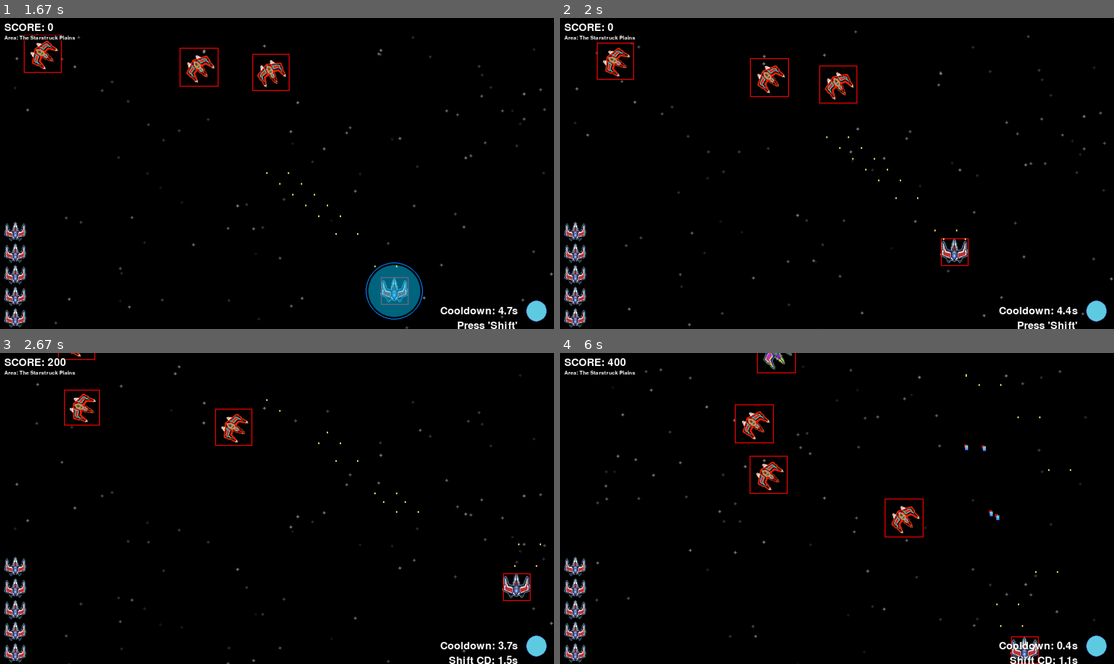
Above: before the commit, frames 1-4 (two rows, left to right).
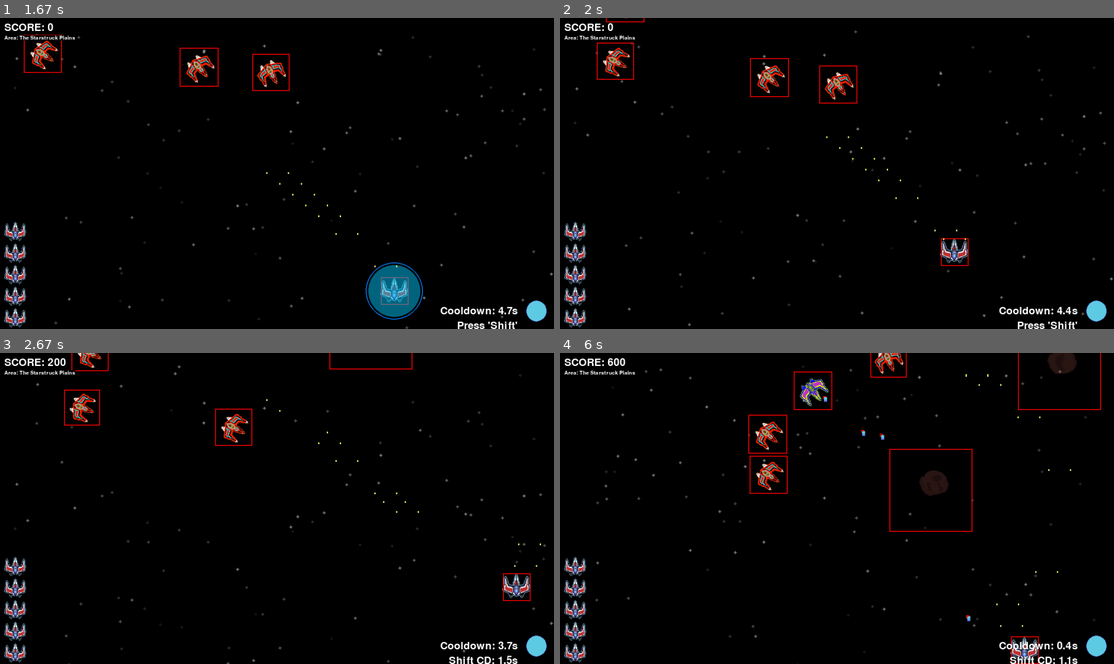
Above: after the commit, the same moments.

Repository: woelffer/gamedemo
Game: pygame game, started from pygamedemo.py
Same seed, same stepped clock (60 frames per second), same inputs: the game is played once before the commit and once after it.
Inputs:
- Up to frame 1 (1.67 s): tap Enter at 0.33 s; hold Space 0.67-1.13 s; hold D 0.67-1.13 s; hold D 1.17-1.63 s; tap Space at 1.23, 1.53 s; tap E at 1.32 s
- Up to frame 2 (2 s): hold W 1.67-1.97 s; tap Space at 1.73 s
- Up to frame 3 (2.67 s): hold D 2-2.47 s; tap Space at 2.07, 2.37, 2.57 s; tap Shift at 2.15 s; hold A from 2.5 s (still down); tap E at 2.65 s
- Up to frame 4 (6 s): tap Space at 2.87, 3.13, 3.47, 3.77, 3.9, 4.3, 4.6, 4.97, 5.37, 5.67, 5.87 s; release A at 3.03 s; hold S 3.07-3.37 s; hold A 3.4-3.8 s; tap Shift at 3.55, 5.05 s; hold W 3.83-4.2 s; tap E at 3.98, 5.45 s; hold D 4.23-4.87 s; hold S 4.9-5.27 s; hold A 5.3-5.77 s; hold D from 5.8 s (still down)

Frame 1 is identical in both runs. In frame 2, less than 0.1% of the frame differs, in the area x 8-16%, y 0-2%; in frame 3, 0.3%; in frame 4, 3.0%, in the area x 8-98%, y 0-87%.

Commit message:
Added Asteroids that damage the enemies but not the player.  Asteroids do not destroy upon collision.  Collision box is using the trasparent part of the image. Need to find a way to fix that still.

Diff:
--- /dev/null
+++ b/Asteroid.py
@@ -0,0 +1,57 @@
+import pygame
+import json
+import random
+
+FRAME_WIDTH = 192
+FRAME_HEIGHT = 192
+ANIMATION_SPEED = 0.1
+
+class Asteroid:
+    def __init__(self, position, json_path, sprite_sheet):
+        self.pos_x, self.pos_y = position
+        self.sprite_sheet = pygame.image.load(sprite_sheet).convert_alpha()
+        self.roll_frames = [self.sprite_sheet.subsurface(pygame.Rect(i * FRAME_WIDTH, 0, FRAME_WIDTH, FRAME_HEIGHT)) for i in range(5)]
+        self.speed = random.randint(100, 300) #Random between 5 and 15
+        self.direction = random.choice(["south", "southwest", "southeast"])
+        self.frame_index = 0
+        self.frame_counter = 0
+
+        # Initialize rect to match the visible portion of the sprite
+        self.rect = self.roll_frames[0].get_rect(topleft=position)
+
+    def load_frames(self, json_path):
+        with open(json_path) as f:
+            data = json.load(f)
+        frames = []
+        for frame_name in data['frames']:
+            frame_info = data['frames'][frame_name]['frame']
+            x, y, w, h = frame_info['x'], frame_info['y'], frame_info['w'], frame_info['h']
+            frame_surface = self.sprite_sheet.subsurface(pygame.Rect(x, y, w, h))
+            self.roll_frames.append(frame_surface)
+        # Update rect size to match the first frame
+        self.rect = self.roll_frames[0].get_rect()
+
+    def update(self, dt):
+        #Update animation
+        self.frame_counter += ANIMATION_SPEED
+        if self.frame_counter >= 1:
+            self.frame_counter = 0
+            self.frame_index = (self.frame_index + 1) % len(self.roll_frames)
+
+        # Update position based on direction
+        if self.direction == "south":
+            self.pos_y += self.speed * dt
+        elif self.direction == "southwest":
+            self.pos_x -= self.speed * dt
+            self.pos_y += self.speed * dt
+        elif self.direction == "southeast":
+            self.pos_x += self.speed * dt
+            self.pos_y += self.speed * dt
+
+        self.rect.topleft = (self.pos_x, self.pos_y)
+
+
+    def draw(self, screen):
+        screen.blit(self.roll_frames[self.frame_index], (self.pos_x, self.pos_y))
+
+        pygame.draw.rect(screen, (255, 0, 0, 127), self.rect, 2)
--- a/Levels.py
+++ b/Levels.py
@@ -52,7 +52,7 @@
             self.clock.tick(60)
 
 
-    def EndScreen(self, player_model, lives_model, bullets, enemies,enemy_bullets, time_since_last_spawn, time_since_last_shot, hud):
+    def EndScreen(self, player_model, lives_model, bullets, enemies,enemy_bullets, time_since_last_spawn, time_since_last_shot, hud, asteroids):
 
         #Load quotes from JSON file
         with open('assets/quotes.json') as f:
@@ -81,6 +81,7 @@
                         bullets.clear()
                         enemy_bullets.clear()
                         enemies.clear()
+                        asteroids.clear()
                         game_over = False
                         # Reset time variables
                         self.time_since_last_spawn = 0
--- /dev/null
+++ b/assets/Asteroid.json
@@ -0,0 +1,58 @@
+{ "frames": {
+   "Asteroid 0.aseprite": {
+    "frame": { "x": 0, "y": 0, "w": 192, "h": 192 },
+    "rotated": false,
+    "trimmed": false,
+    "spriteSourceSize": { "x": 0, "y": 0, "w": 192, "h": 192 },
+    "sourceSize": { "w": 192, "h": 192 },
+    "duration": 100
+   },
+   "Asteroid 1.aseprite": {
+    "frame": { "x": 192, "y": 0, "w": 192, "h": 192 },
+    "rotated": false,
+    "trimmed": false,
+    "spriteSourceSize": { "x": 0, "y": 0, "w": 192, "h": 192 },
+    "sourceSize": { "w": 192, "h": 192 },
+    "duration": 100
+   },
+   "Asteroid 2.aseprite": {
+    "frame": { "x": 384, "y": 0, "w": 192, "h": 192 },
+    "rotated": false,
+    "trimmed": false,
+    "spriteSourceSize": { "x": 0, "y": 0, "w": 192, "h": 192 },
+    "sourceSize": { "w": 192, "h": 192 },
+    "duration": 100
+   },
+   "Asteroid 3.aseprite": {
+    "frame": { "x": 576, "y": 0, "w": 192, "h": 192 },
+    "rotated": false,
+    "trimmed": false,
+    "spriteSourceSize": { "x": 0, "y": 0, "w": 192, "h": 192 },
+    "sourceSize": { "w": 192, "h": 192 },
+    "duration": 100
+   },
+   "Asteroid 4.aseprite": {
+    "frame": { "x": 768, "y": 0, "w": 192, "h": 192 },
+    "rotated": false,
+    "trimmed": false,
+    "spriteSourceSize": { "x": 0, "y": 0, "w": 192, "h": 192 },
+    "sourceSize": { "w": 192, "h": 192 },
+    "duration": 100
+   }
+ },
+ "meta": {
+  "app": "https://www.aseprite.org/",
+  "version": "1.3.7-x64",
+  "image": "Asteroid.png",
+  "format": "RGBA8888",
+  "size": { "w": 960, "h": 192 },
+  "scale": "1",
+  "frameTags": [
+  ],
+  "layers": [
+   { "name": "Layer 1", "opacity": 255, "blendMode": "normal" }
+  ],
+  "slices": [
+  ]
+ }
+}
--- a/pygamedemo.py
+++ b/pygamedemo.py
@@ -8,6 +8,7 @@
 import random
 import math
 import Levels
+import Asteroid
 import json
 from pygame import mixer
 import numpy as np
@@ -58,7 +59,19 @@
 enemies = [Enemy.Enemy(0, 0, False), Enemy.Enemy(400, 0, False), Enemy.Enemy(600, 0, False)]  # List of enemies
 lives_model = Lives.Lives()
 
-
+#Initialize Asteroid
+#asteroid = Asteroid.Asteroid((100,100), 'assets/Asteroid.json', 'assets/Asteroid.png')
+FRAME_WIDTH = 192
+FRAME_HEIGHT = 192
+def spawn_asteroid():
+    random_x = random.randint(0, screen_width - FRAME_WIDTH)
+    asteroid = Asteroid.Asteroid((random_x, -FRAME_HEIGHT), 'assets/Asteroid.json', 'assets/Asteroid.png')
+    return asteroid
+asteroid = spawn_asteroid()
+asteroids = []
+ASTEROID_SPAWN_INTERVAL = 1.0  # Adjust as needed
+time_since_last_asteroid_spawn = 0
+asteroids_to_remove = []
 
 #Bullet initialize
 bullet_speed = -500
@@ -83,7 +96,7 @@
 stars = [Star.Star(star_img, screen_width, screen_height) for _ in range(num_stars)]
 
 #Variables for spawning enemies
-SPAWN_INTERVAL = 0.8 #Seconds between spawns
+SPAWN_INTERVAL = 0.6 #Seconds between spawns
 time_since_last_spawn = 0
 #seed = random.seed(10)
 #used for differeniating star images as they appear to share the same memory address so python can't interpret a new star image
@@ -137,6 +150,7 @@
 level.TitleScreen()
 
 current_level_name = 'The Starstruck Plains'
+
 
 
 
@@ -307,6 +321,41 @@
     #Player update/draw calls
 
     #update the player's state and animations
+    #Spawn asteroids at intervals
+    # Spawn asteroids
+    COLLISION_START_Y = 50
+    time_since_last_asteroid_spawn += dt
+    if time_since_last_asteroid_spawn >= ASTEROID_SPAWN_INTERVAL:
+        asteroids.append(spawn_asteroid())
+        time_since_last_asteroid_spawn = 0
+
+    for asteroid in asteroids:
+        asteroid.update(dt)
+
+        asteroid.draw(screen)
+
+       # Draw the collision rectangle for debugging
+        collision_rect = asteroid.rect  # Direct attribute access
+        pygame.draw.rect(screen, (255, 0, 0), collision_rect, 2)  # Red rectangle with thickness of 2 pixels
+
+        # Check if asteroid is within screen bounds
+        if asteroid.rect.colliderect(screen.get_rect()):
+            # Check if the asteroid has moved below the threshold
+            if asteroid.pos_y > COLLISION_START_Y:
+                for enemy in enemies:
+                    # Ensure both asteroid and enemy are on screen before checking collision
+                    if enemy.rect().colliderect(screen.get_rect()) and asteroid.rect.colliderect(enemy.rect()):
+                        enemies_to_remove.add(enemy)
+                        break  # Stop checking other enemies
+    # Check if offscreen
+    if asteroid.pos_y > screen_height:
+        asteroids_to_remove.append(asteroid)
+
+    # Remove marked asteroids and enemies
+    for asteroid in asteroids_to_remove:
+        if asteroid in asteroids:
+            asteroids.remove(asteroid)
+
 
     player_model.update_position(dt)
 
@@ -372,7 +421,7 @@
 
 
     if player_model.lives <= 0:
-        level.EndScreen(player_model, lives_model, bullets, enemies, enemy_bullets, time_since_last_spawn, time_since_last_shot, HUD_model)
+        level.EndScreen(player_model, lives_model, bullets, enemies, enemy_bullets, time_since_last_spawn, time_since_last_shot, HUD_model, asteroids)
         reset_music() #Ensure music is reset on game restart
         # Optionally break out of the loop after game over handling
         #running = False
Binary file added: assets/Asteroid.png
